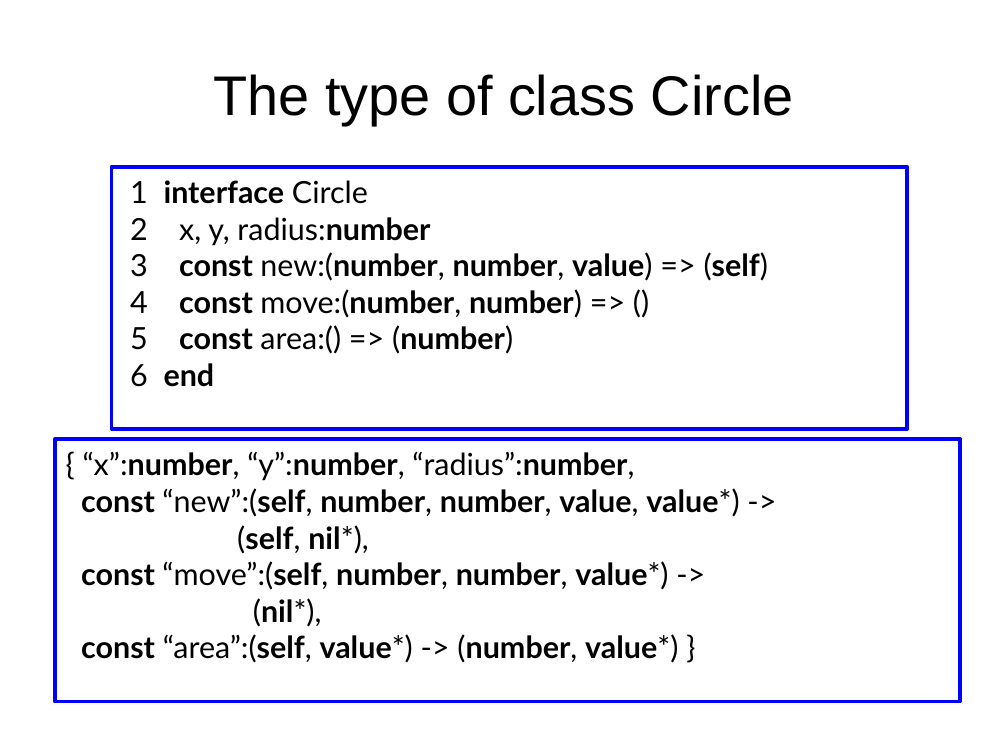
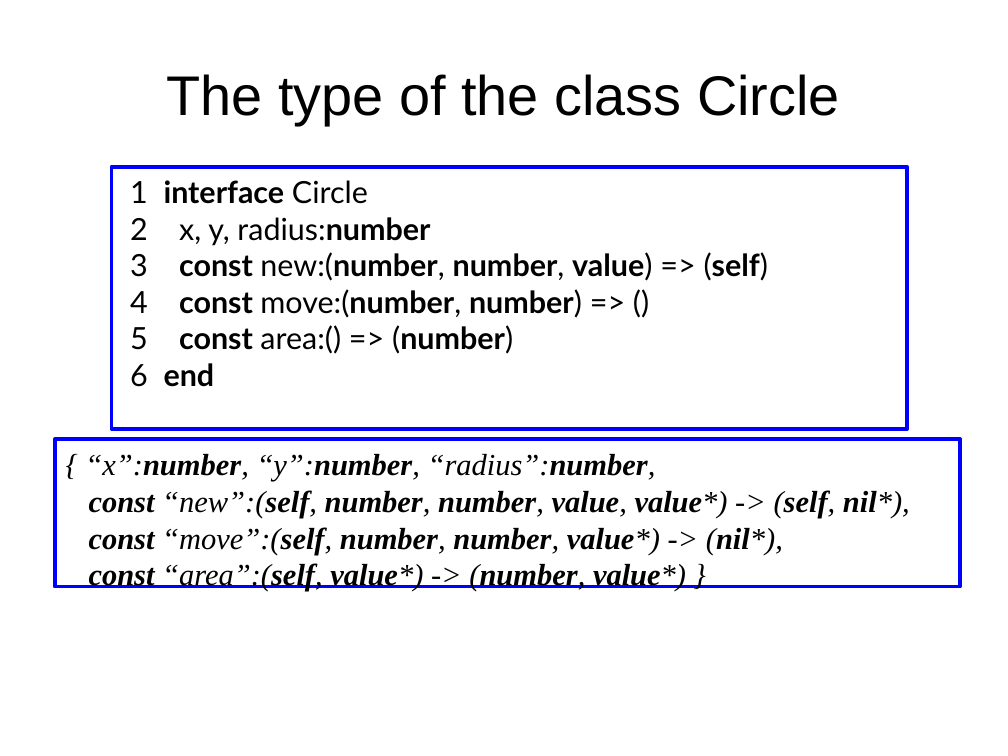
Before and after one commit to andremm/typedlua, a slide deck: slide 33 of doc/slides/dyla2014.odp. Drawn at 1008x756 pixels with LibreOffice and Linux fonts; fonts in the diff are those of the drawing. Boxes give left, top, right and bottom in pixels: in the first picture for what was removed or moved away, otherwise in the second. Text is boxed around its words. In the diff, an @@ line names an element or a change of style, - is before the commit and + after.

```diff
--- a/doc/slides/dyla2014.odp
+++ b/doc/slides/dyla2014.odp
@@ title at (167,74,840,125): text changed @@
-The type of class Circle
+The type of the class Circle
@@ rectangle "{ “x”:number, “y”:number, “radius”:number,": place and size @@
-rectangle "{ “x”:number, “y”:number, “radius”:number," at (55,439,960,702)
+rectangle "{ “x”:number, “y”:number, “radius”:number," at (55,439,960,586)
@@ text in rectangle at (85,454,686,592): font Lato to Times New Roman, italic on in "{ “x”:number, “y”:number, “radius”:number,", "const “area”:(self, value*) -> (number, value*) }" @@
@@ text in rectangle at (89,490,910,555): text changed; font Lato to Times New Roman; italic on @@
-const “new”:(self, number, number, value, value*) ->
-(self, nil*),
-const “move”:(self, number, number, value*) ->
-(nil*),
+const “new”:(self, number, number, value, value*) -> (self, nil*),
+const “move”:(self, number, number, value*) -> (nil*),
```
Also in this commit, not shown: 20 other slides changed.
